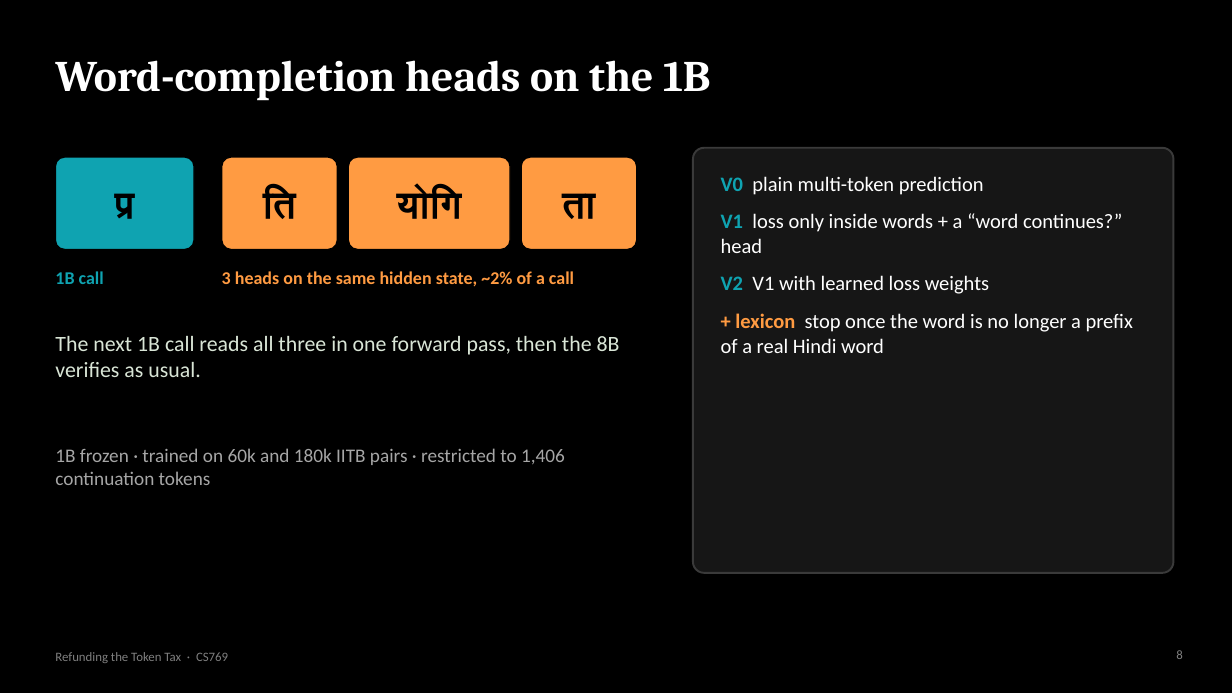
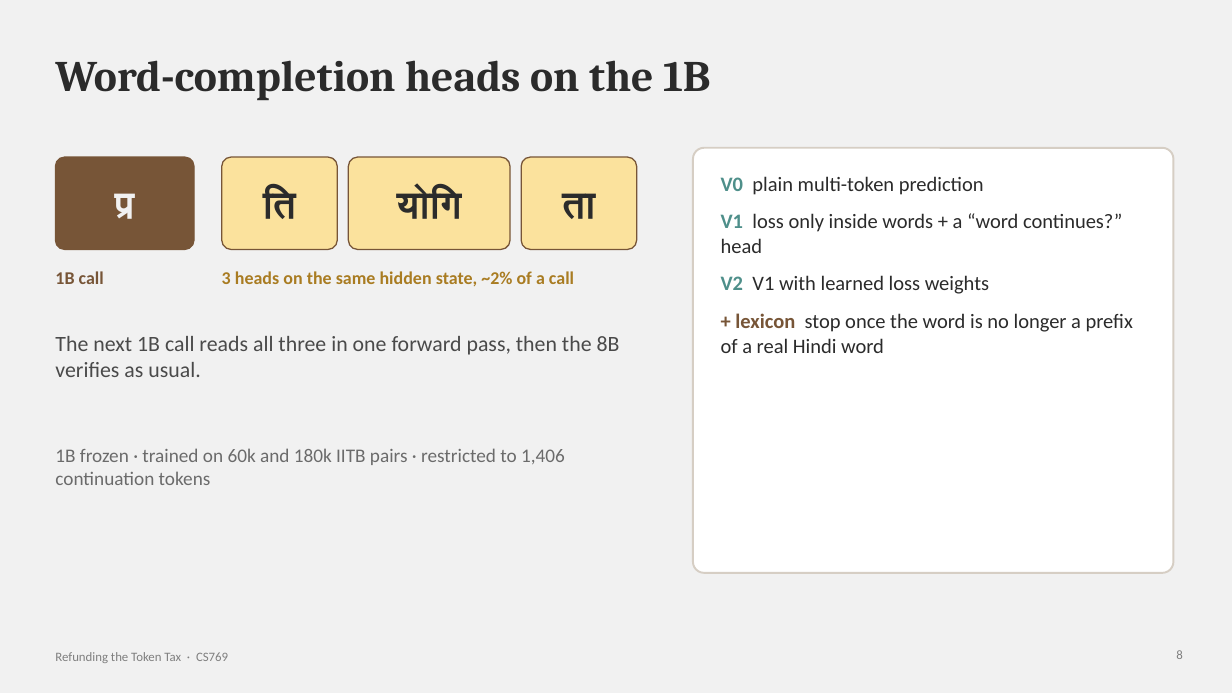
Before and after one commit to https-kanika/Linguistically-guided-MTP, a slide deck: slide 8 of slides/token_tax_refund.pptx. Drawn at 1232x693 pixels with LibreOffice and Linux fonts; fonts in the diff are those of the drawing. Boxes give left, top, right and bottom in pixels: in the first picture for what was removed or moved away, otherwise in the second. Text is boxed around its words. In the diff, an @@ line names an element or a change of style, - is before the commit and + after.

Commit message:
Slides: seashell theme (Old Copper, Butter Yellow, Nebula)

```diff
--- a/slides/token_tax_refund.pptx
+++ b/slides/token_tax_refund.pptx
@@ background #000000 to #F1F1F1 @@
@@ title "Word-completion heads on the 1B" at (55, 60, 711, 101): text colour #FFFFFF to #2B2B2B @@
@@ rounded rectangle at (693, 148, 1174, 573): fill #161616 to #FFFFFF; outline #3A3A3A 1.5 pt to #D6CEC4 1.5 pt @@
@@ text "प्र" at (115, 193, 135, 219): text colour #000000 to #F1F1F1 @@
@@ rounded rectangle at (55, 157, 194, 250): fill #0FA3B1 to #775537; outline #000000 1 pt to #775537 1 pt @@
@@ text colour #000000 to #2B2B2B in 3 elements at (263, 188, 296, 219), (397, 188, 462, 219), (562, 193, 595, 219) @@
@@ fill #FF9B42 to #FBE29D; outline #000000 1 pt to #775537 1 pt in 3 elements at (222, 157, 337, 250), (348, 157, 510, 250), (521, 157, 637, 250) @@
@@ text "V0 plain multi-token prediction" at (721, 176, 1133, 353): text colour #0FA3B1 to #4E8F8A in "V0", "V1", "V2"; text colour #FFFFFF to #2B2B2B; text colour #FF9B42 to #775537 in "+ lexicon" @@
@@ text "1B call" at (55, 271, 104, 284): text colour #0FA3B1 to #775537 @@
@@ text "3 heads on the same ..." at (222, 271, 574, 286): text colour #FF9B42 to #A97C22 @@
@@ text "The next 1B call reads ..." at (55, 336, 620, 377): text colour #D9E5D6 to #4A4A4A @@
@@ text "1B frozen · trained on ..." at (55, 448, 565, 485): text colour #A6A6A6 to #6B6B6B @@
```
Also in this commit, not shown: 16 other slides changed, 1 other file.
